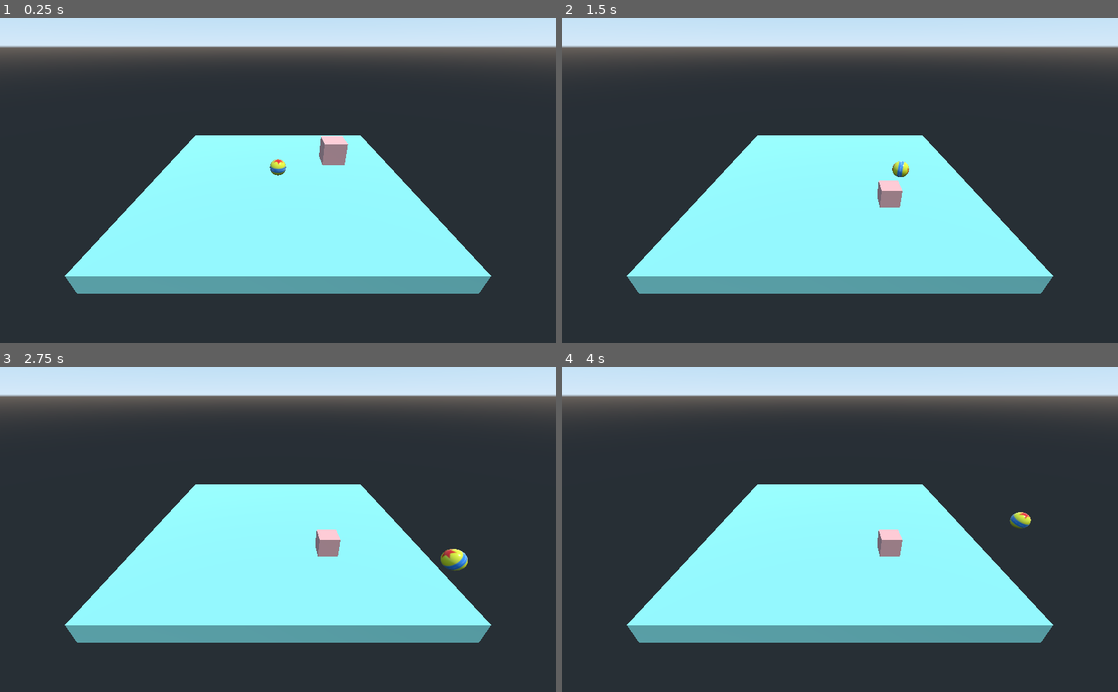
Above: before the commit, frames 1-4 (two rows, left to right).
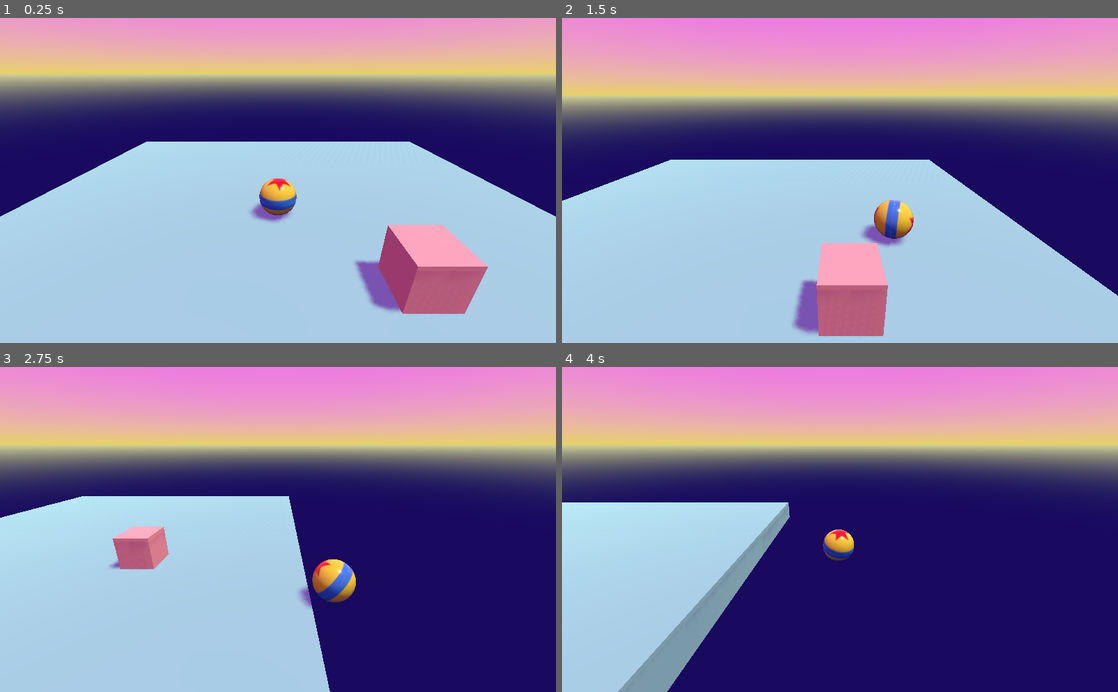
Above: after the commit, the same moments.

Repository: 37712/Godot_simple_3d_game
Game: Godot game, scene res://Level.tscn
Two runs of this game, one before a commit and one after it. Both use one fixed random seed, a clock stepped at 60 frames per second and the inputs below.
Inputs:
- Up to frame 1 (0.25 s): no input
- Up to frame 2 (1.5 s): hold Right (ui_right) 0.53-1.28 s; hold Down (ui_down) from 1.28 s (still down)
- Up to frame 3 (2.75 s): release Down (ui_down) at 2.03 s; hold Right (ui_right) from 2.03 s (still down)
- Up to frame 4 (4 s): release Right (ui_right) at 2.78 s; hold Up (ui_up) 2.78-3.53 s; hold Left (ui_left) from 3.53 s (still down)

The runs differ from the first frame. In frame 1, 100% of the frame differs, in the area x 0-100%, y 0-100%; in frame 2, 100%; in frame 3, 100%; in frame 4, 100%.

Commit message:
added camera follow and environment.

Diff:
--- a/Level.tscn
+++ b/Level.tscn
@@ -22,7 +22,7 @@
 [node name="Level" type="Spatial"]
 
 [node name="Box" type="RigidBody" parent="."]
-transform = Transform( 1, 0, 0, 0, 1, 0, 0, 0, 1, 5, 6, 6 )
+transform = Transform( 1, 0, 0, 0, 1, 0, 0, 0, 1, 5, 1, 5 )
 
 [node name="CollisionShape" type="CollisionShape" parent="Box"]
 shape = SubResource( 1 )
@@ -31,8 +31,11 @@
 mesh = SubResource( 2 )
 material/0 = SubResource( 5 )
 
-[node name="Camera" type="Camera" parent="."]
-transform = Transform( 1, 0, 0, 0, 0.866025, 0.5, 0, -0.5, 0.866025, 0, 14, 25.7886 )
+[node name="InterpolatedCamera" type="InterpolatedCamera" parent="."]
+transform = Transform( 1, 0, 0, 0, 0.866025, 0.5, 0, -0.5, 0.866025, 0, 7, 11 )
+target = NodePath("../Player/Camera Target")
+speed = 3.0
+enabled = true
 
 [node name="Floor" type="StaticBody" parent="."]
 transform = Transform( 1, 0, 0, 0, 1, 0, 0, 0, 1, 0, -1, 0 )
@@ -47,5 +50,10 @@
 [node name="Player" parent="." instance=ExtResource( 1 )]
 transform = Transform( 1, 0, 0, 0, 1, 0, 0, 0, 1, 0, 1, 0 )
 
+[node name="Camera Target" type="Spatial" parent="Player"]
+transform = Transform( 1, 0, 0, 0, 0.939693, 0.34202, 0, -0.34202, 0.939693, 0, 6, 11 )
+
 [node name="DirectionalLight" type="DirectionalLight" parent="."]
-transform = Transform( 0.841506, 0.374331, 0.389542, -0.408494, -0.0309987, 0.912235, 0.353553, -0.926777, 0.126826, 0, 10, 0 )
+transform = Transform( 0.841506, 0.374331, 0.389543, -0.408494, -0.0309988, 0.912234, 0.353553, -0.926777, 0.126826, 0, 10, 0 )
+light_color = Color( 1, 0.976471, 0.831373, 1 )
+shadow_enabled = true
--- a/Player/Player.gd
+++ b/Player/Player.gd
@@ -5,12 +5,14 @@
 var friction = 0.2
 var max_speed = 10
 
+onready var meshInstance = $MeshInstance
+
 # Called when the node enters the scene tree for the first time.
 func _ready():
 	pass
 
 # Called every frame. 'delta' is the elapsed time since the previous frame.
-func _physics_process(delta):
+func _physics_process(_delta):
 	var input_vector = Vector3.ZERO
 	# better code, ok for keyboard and controller
 	input_vector.x = Input.get_action_strength("ui_right") - Input.get_action_strength("ui_left")
@@ -23,19 +25,19 @@
 	if input_vector != Vector3.ZERO:
 		velocity += input_vector * acceleration
 		# cap max speed
-		velocity = clamped_3d(velocity, max_speed)
+		velocity = clamped3(velocity, max_speed)
 
 	else: # not moving
 		velocity = velocity.move_toward(Vector3.ZERO, friction)
 
-	# rotate ball
-	rotate_x(deg2rad(velocity.z))
-	rotate_z(deg2rad(-velocity.x))
+	# rotate ball mesh, not great idea to rotate the root node
+	meshInstance.rotate_x(deg2rad(velocity.z))
+	meshInstance.rotate_z(deg2rad(-velocity.x))
 
 	velocity = move_and_slide(velocity) # collide and slide, no delta needed
 
 # clamped func for Vector3, only works for (x,z) not y
-func clamped_3d(vect3, limit):
+func clamped3(vect3, limit):
 	var vect2 = Vector2(vect3.x, vect3.z)
 	vect2 = vect2.clamped(limit)
 	return Vector3(vect2.x, vect3.y, vect2.y)
--- /dev/null
+++ b/my_env.tres
@@ -0,0 +1,12 @@
+[gd_resource type="Environment" load_steps=2 format=2]
+
+[sub_resource type="ProceduralSky" id=7]
+radiance_size = 4
+sky_top_color = Color( 0.937255, 0.384314, 0.929412, 1 )
+sky_horizon_color = Color( 0.909804, 0.827451, 0.380392, 1 )
+ground_bottom_color = Color( 0.0980392, 0.0392157, 0.376471, 1 )
+ground_horizon_color = Color( 0.827451, 0.827451, 0.6, 1 )
+
+[resource]
+background_mode = 2
+background_sky = SubResource( 7 )
--- a/project.godot
+++ b/project.godot
@@ -51,4 +51,4 @@
 
 [rendering]
 
-environment/default_environment="res://default_env.tres"
+environment/default_environment="res://my_env.tres"
